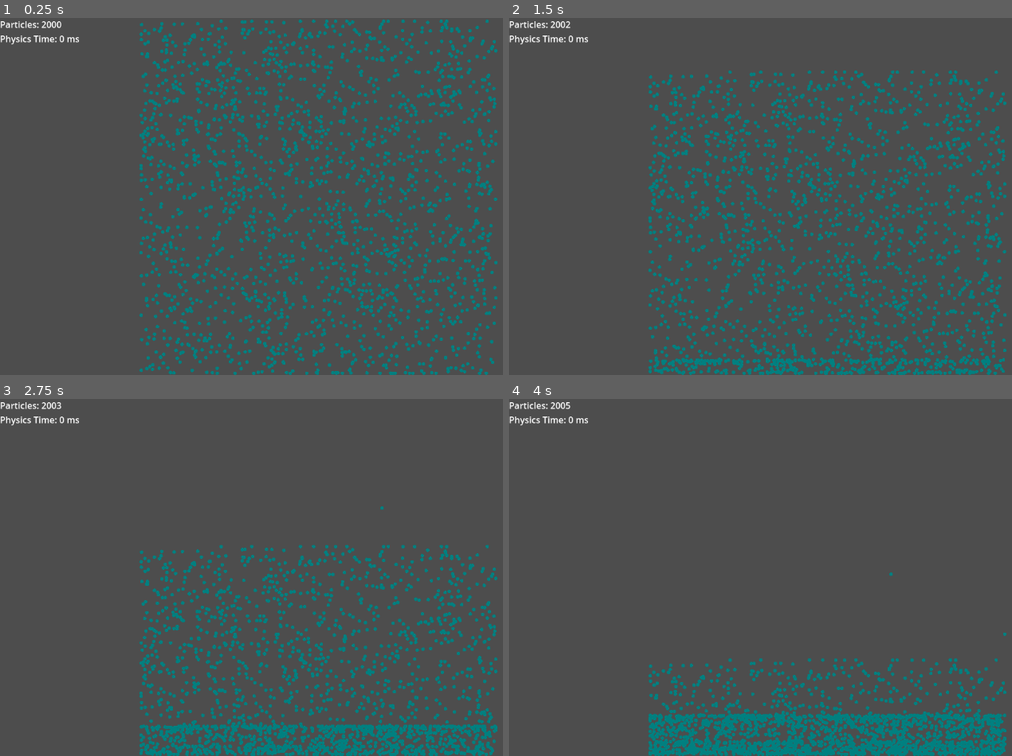
Above: before the commit, frames 1-4 (two rows, left to right).
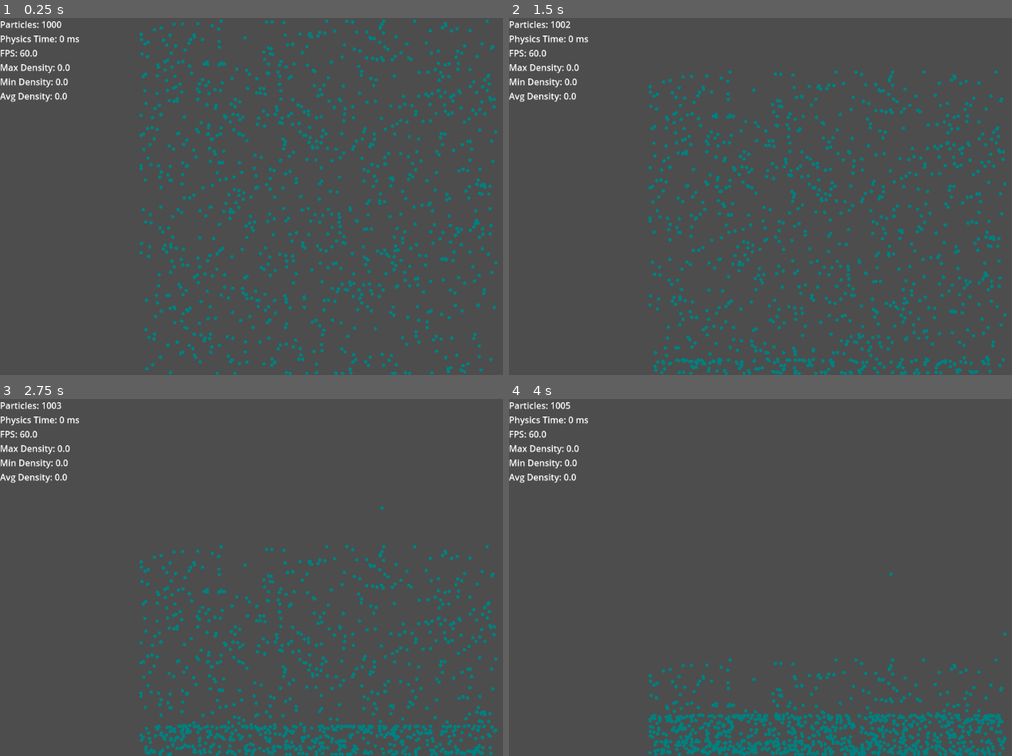
Above: after the commit, the same moments.

Repository: BoonyakornTanrattanakorn/SmoothedParticleHydrodynamics
Game: Godot game, scene res://main.tscn
Two runs of this game, one before a commit and one after it. Both use one fixed random seed, a clock stepped at 60 frames per second and the inputs below.
Inputs (mouse positions are in pixels of both pictures, inside the frame that each line leads up to):
- Up to frame 1 (0.25 s): no input
- Up to frame 2 (1.5 s): move the mouse to (966, 178) at 0.52 s; click (966, 178) at 0.67 s; move the mouse to (700, 214) at 1.27 s; click (700, 214) at 1.42 s
- Up to frame 3 (2.75 s): move the mouse to (382, 498) at 2.02 s; click (382, 498) at 2.17 s
- Up to frame 4 (4 s): move the mouse to (795, 648) at 2.77 s; click (795, 648) at 2.92 s; move the mouse to (outside the picture) at 3.52 s; click (outside the picture) at 3.67 s

The runs differ from the first frame. In frame 1, 6.0% of the frame differs, in the area x 0-99%, y 0-100%; in frame 2, 5.7%; in frame 3, 4.9%; in frame 4, 3.6%.
Error before the commit: Cannot call method 'shader_create_from_spirv' on a null value. (res://Density/density.gd:7)
Error after the commit: Cannot call method 'shader_create_from_spirv' on a null value. (res://Density/density.gd:9)

Commit message:
refactor stuff

Diff:
--- a/Density/density.gd
+++ b/Density/density.gd
@@ -1,28 +1,34 @@
 extends Node
 class_name Density
 
-static var rd := RenderingServer.create_local_rendering_device()
-static var density_compute_shader_file := load("res://Density/density_compute_shader.glsl")
-static var density_compute_shader_spirv: RDShaderSPIRV = density_compute_shader_file.get_spirv()
-static var density_compute_shader := rd.shader_create_from_spirv(density_compute_shader_spirv)
-static var density_compute_pipeline := rd.compute_pipeline_create(density_compute_shader)
+var settings: Settings
+var smoothing_kernel: SmoothingKernel
+var rd := RenderingServer.create_local_rendering_device()
+var density_compute_shader_file := load("res://Density/density_compute_shader.glsl")
+var density_compute_shader_spirv: RDShaderSPIRV = density_compute_shader_file.get_spirv()
+var density_compute_shader := rd.shader_create_from_spirv(density_compute_shader_spirv)
+var density_compute_pipeline := rd.compute_pipeline_create(density_compute_shader)
 
-static func _at_position(particle_position: Vector2, particle_position_array: PackedVector2Array) -> float:
+func _ready() -> void:
+	settings = get_parent().get_node("Settings")
+	smoothing_kernel = get_parent().get_node("SmoothingKernel")
+
+func _at_position(particle_position: Vector2, particle_position_array: PackedVector2Array) -> float:
 	var density = 0
 	for p_j in range(particle_position_array.size()):
 		var dst = (particle_position_array[p_j] - particle_position).length()
-		density += Global.particle_mass * SmoothingKernel.W(dst)
+		density += settings.particle_mass * smoothing_kernel.W(dst)
 	return density
 
-static func _calculate_from_position_array(particle_position_array: PackedVector2Array) -> PackedFloat32Array:
+func _calculate_from_position_array(particle_position_array: PackedVector2Array) -> PackedFloat32Array:
 	var density: PackedFloat32Array
-	if Global.use_gpu:
+	if settings.use_gpu:
 		density = _calculate_gpu(particle_position_array)
 	else:
 		density = _calculate_cpu(particle_position_array)
 	return density
 
-static func _calculate_cpu(particle_position_array: PackedVector2Array) -> PackedFloat32Array:
+func _calculate_cpu(particle_position_array: PackedVector2Array) -> PackedFloat32Array:
 	var density := PackedFloat32Array()
 	density.resize(particle_position_array.size())
 	for p_i in range(density.size()):
@@ -30,7 +36,7 @@
 	return density
 
 
-static func _calculate_gpu(particle_position_array: PackedVector2Array) -> PackedFloat32Array:
+func _calculate_gpu(particle_position_array: PackedVector2Array) -> PackedFloat32Array:
 	if particle_position_array.size() == 0 or particle_position_array == null:
 		return PackedFloat32Array()
 
@@ -55,7 +61,7 @@
 	density_uniform.add_id(density_buffer)
 
 	# Param buffer (binding = 2)
-	var param := PackedFloat32Array([Global.particle_mass, particle_position_array.size(), Global.smoothing_length])
+	var param := PackedFloat32Array([settings.particle_mass, particle_position_array.size(), settings.smoothing_length])
 	var param_bytes := param.to_byte_array()
 	var param_buffer := rd.storage_buffer_create(param_bytes.size(), param_bytes)
 
@@ -80,7 +86,7 @@
 
 	rd.submit()
 	# we can actually do other CPU tasks here while GPU is working
-	rd.sync()
+	rd.sync ()
 
 	# read back density buffer
 	var density_output_bytes := rd.buffer_get_data(density_buffer)
--- a/PressureForce/pressureForce.gd
+++ b/PressureForce/pressureForce.gd
@@ -1,27 +1,33 @@
 extends Node
 class_name PressureForce
 
-static var rng = RandomNumberGenerator.new()
+var settings: Settings
+var smoothing_kernel: SmoothingKernel
+var rng = RandomNumberGenerator.new()
 
-static var rd := RenderingServer.create_local_rendering_device()
-static var pressure_force_compute_shader_file := load("res://PressureForce/pressure_force_compute_shader.glsl")
-static var pressure_force_compute_shader_spirv: RDShaderSPIRV = pressure_force_compute_shader_file.get_spirv()
-static var pressure_force_compute_shader := rd.shader_create_from_spirv(pressure_force_compute_shader_spirv)
-static var pressure_force_compute_pipeline := rd.compute_pipeline_create(pressure_force_compute_shader)
+var rd := RenderingServer.create_local_rendering_device()
+var pressure_force_compute_shader_file := load("res://PressureForce/pressure_force_compute_shader.glsl")
+var pressure_force_compute_shader_spirv: RDShaderSPIRV = pressure_force_compute_shader_file.get_spirv()
+var pressure_force_compute_shader := rd.shader_create_from_spirv(pressure_force_compute_shader_spirv)
+var pressure_force_compute_pipeline := rd.compute_pipeline_create(pressure_force_compute_shader)
 
-static func _convert_density_to_pressure(density: float) -> float:
-	return Global.gas_constant * (density - Global.rest_density)
+func _ready() -> void:
+	settings = get_parent().get_node("Settings")
+	smoothing_kernel = get_parent().get_node("SmoothingKernel")
 
-static func _calculate_array(particle_position_array: PackedVector2Array,
+func _convert_density_to_pressure(density: float) -> float:
+	return settings.gas_constant * (density - settings.rest_density)
+
+func _calculate_array(particle_position_array: PackedVector2Array,
 							particle_density_array: PackedFloat32Array) -> PackedVector2Array:
 	var pressure_force: PackedVector2Array
-	if Global.use_gpu:
+	if settings.use_gpu:
 		pressure_force = _calculate_gpu(particle_position_array, particle_density_array)
 	else:
 		pressure_force = _calculate_cpu(particle_position_array, particle_density_array)
 	return pressure_force
 
-static func _calculate_cpu(particle_position_array: PackedVector2Array,
+func _calculate_cpu(particle_position_array: PackedVector2Array,
 						particle_density_array: PackedFloat32Array) -> PackedVector2Array:
 	var pressure_force = PackedVector2Array()
 	pressure_force.resize(particle_position_array.size())
@@ -34,17 +40,17 @@
 
 			var dir = Vector2(rng.randf(), rng.randf()) if dst == 0 \
 			else (particle_position_array[p_j] - particle_position_array[p_i]) / dst
-			var grad = SmoothingKernel.Wgrad(dst)
+			var grad = smoothing_kernel.Wgrad(dst)
 			var shared_pressure = (self_pressure + other_pressure) / 2.0
 			var density = particle_density_array[p_j]
 
 			pressure_force[p_i] += -shared_pressure * dir * grad \
-			 * Global.particle_mass / density
+			 * settings.particle_mass / density
 	return pressure_force
 
 # TODO: I think it's possible to do this in the same compute shader as density
 # TODO: fix memory leak free_rid
-static func _calculate_gpu(particle_position_array: PackedVector2Array,
+func _calculate_gpu(particle_position_array: PackedVector2Array,
 						particle_density_array: PackedFloat32Array) -> PackedVector2Array:
 	if particle_position_array.size() == 0 or particle_position_array == null or \
 		particle_density_array.size() == 0 or particle_density_array == null:
@@ -80,8 +86,8 @@
 	pressure_force_uniform.add_id(pressure_force_buffer)
 
 	# Param buffer (binding = 3)
-	var param := PackedFloat32Array([Global.particle_mass, particle_position_array.size(), \
-	Global.smoothing_length, Global.gas_constant, Global.rest_density])
+	var param := PackedFloat32Array([settings.particle_mass, particle_position_array.size(), \
+	settings.smoothing_length, settings.gas_constant, settings.rest_density])
 	var param_bytes := param.to_byte_array()
 	var param_buffer := rd.storage_buffer_create(param_bytes.size(), param_bytes)
 
@@ -106,7 +112,7 @@
 
 	rd.submit()
 	# we can actually do other CPU tasks here while GPU is working
-	rd.sync ()
+	rd.sync()
 
 	# read back pressure force buffer
 	var pressure_force_output_bytes := rd.buffer_get_data(pressure_force_buffer)
--- a/density_field.gd
+++ b/density_field.gd
@@ -1,11 +1,12 @@
 extends Node2D
 
+var settings: Settings
 var arrow_length = 20.0 # pixel
 var resolution = 0.25
 
 # Called when the node enters the scene tree for the first time.
 func _ready() -> void:
-	pass
+	settings = get_parent().get_node("Settings")
 
 # Called every frame. 'delta' is the elapsed time since the previous frame.
 func _process(delta: float) -> void:
@@ -13,9 +14,9 @@
 
 func _draw() -> void:
 	var x = 0
-	while x <= Global.box_dimension.x:
+	while x <= settings.box_dimension.x:
 		var y = 0
-		while y <= Global.box_dimension.y:
+		while y <= settings.box_dimension.y:
 			_draw_density_gradient_line(Vector2(x, y))
 			y += resolution
 		x += resolution
--- a/global.gd
+++ /dev/null
@@ -1,23 +0,0 @@
-extends Node2D
-
-var gravity = Vector2(0, 9.81)
-var box_dimension = Vector2(20, 20)
-var particle_radius : float = 0.1
-var particle_color = Color(0.0, 0.0, 1.0, 1.0)
-var gas_constant : float = 10.0
-var rest_density : float = 1000.0
-
-var smoothing_length : float = 2 * particle_radius
-var particle_mass : float = 1.0
-var damp: float = 0.99
-var time_step := 0.01 # delta will not be bigger than this
-
-var _scale: float;
-var _offset: Vector2;
-
-var use_gpu = true
-
-func _ready() -> void:
-	var window_size = get_viewport().get_visible_rect().size
-	_scale = min(window_size.x/box_dimension.x, window_size.y/box_dimension.y);
-	_offset = Vector2((window_size.x - box_dimension.x * _scale)/2, (window_size.y - box_dimension.y * _scale)/2)
--- a/main.gd
+++ b/main.gd
@@ -1,18 +1,23 @@
 extends Node2D
 
 var rng = RandomNumberGenerator.new()
+var settings: Settings
 
 var particle_position_array: PackedVector2Array = []
 var particle_velocity_array: PackedVector2Array = []
-var initial_particle_num = 2000
+var initial_particle_num = 1000
 
 var particle_num = 0
+var max_density: float = 0
+var min_density: float = 0
+var avg_density: float = 0
 
 # Called when the node enters the scene tree for the first time.
 func _ready() -> void:
+	settings = $Settings
 	for i in range(initial_particle_num):
-		_add_particle(Vector2(rng.randf_range(0, Global.box_dimension.x),
-							  rng.randf_range(0, Global.box_dimension.y)))
+		_add_particle(Vector2(rng.randf_range(0, settings.box_dimension.x),
+							  rng.randf_range(0, settings.box_dimension.y)))
 
 func _add_particle(_position: Vector2) -> void:
 	particle_position_array.append(_position)
@@ -21,61 +26,81 @@
 
 func _input(event: InputEvent):
 	if Input.is_mouse_button_pressed(MOUSE_BUTTON_LEFT):
-		_add_particle((event.position - Global._offset) / Global._scale)
+		_add_particle((event.position - settings._offset) / settings._scale)
 
 func _update_physics(delta: float) -> void:
 	if particle_num == 0: return
 	# Calculate particles density
-	var particle_density_array := Density._calculate_from_position_array(particle_position_array)
+	var particle_density_array = $Density._calculate_from_position_array(particle_position_array)
+	_calculate_density_range(particle_density_array)
 	# Calculate pressure force
-	var pressure_force_array = PressureForce._calculate_array(particle_position_array, particle_density_array)
+	var pressure_force_array = $PressureForce._calculate_array(particle_position_array, particle_density_array)
 	for p_i in range(pressure_force_array.size()):
 		particle_velocity_array[p_i] += (pressure_force_array[p_i] / particle_density_array[p_i]) * delta
 	# Calculate particle position
 	for particle_index in range(particle_num):
-		particle_velocity_array[particle_index] += Global.gravity * delta;
+		particle_velocity_array[particle_index] += settings.gravity * delta;
 		particle_position_array[particle_index] += particle_velocity_array[particle_index] * delta
-		particle_velocity_array[particle_index] *= Global.damp
+		particle_velocity_array[particle_index] *= settings.damp
 	_bounding_box_collision()
 	if $Particles != null:
-		$Particles._draw_particles(particle_position_array, particle_velocity_array, particle_density_array, particle_num)
+		$Particles._draw_particles(particle_position_array, particle_velocity_array,
+		particle_density_array, particle_num, max_density, min_density)
 	else:
 		push_error("Particles is null!")
 
-func _update_labels(physics_time: float) -> void:
+func _update_labels(delta: float, physics_time: float) -> void:
 	if $InfoLabel != null:
 		$InfoLabel.text = "Particles: " + str(particle_num) + "\n" + \
-						  "Physics Time: " + str(int(physics_time)) + " ms\n"
+						  "Physics Time: " + str(int(physics_time)) + " ms\n" + \
+						  "FPS: " + str(snapped(1 / delta, 0.01)) + "\n" + \
+						  "Max Density: " + str(snapped(max_density, 0.01)) + "\n" + \
+						  "Min Density: " + str(snapped(min_density, 0.01)) + "\n" + \
+						  "Avg Density: " + str(snapped(avg_density, 0.01)) + "\n"
 	else:
 		push_error("InfoLabel is null!")
 
 # Called every frame. 'delta' is the elapsed time since the previous frame.
 func _process(delta: float) -> void:
 	var start_time = Time.get_ticks_msec()
-	var t = min(delta, Global.time_step)
+	var t = min(delta, settings.time_step)
 	_update_physics(t)
 	var end_time = Time.get_ticks_msec()
-	_update_labels(end_time-start_time)
+	_update_labels(delta, end_time - start_time)
 
 func _calculate_density_gradient(_position: Vector2) -> Vector2:
 	const delta = 1e-6
-	var origin = Density._at_position(_position, particle_position_array)
-	var dx = Density._at_position(_position + Vector2.RIGHT * delta, particle_position_array) - origin
-	var dy = Density._at_position(_position + Vector2.UP * delta, particle_position_array) - origin
+	var origin = $Density._at_position(_position, particle_position_array)
+	var dx = $Density._at_position(_position + Vector2.RIGHT * delta, particle_position_array) - origin
+	var dy = $Density._at_position(_position + Vector2.UP * delta, particle_position_array) - origin
 	var dir = Vector2(-dx, dy)
 	return Vector2.ZERO if dir == Vector2.ZERO else dir / dir.length()
 
+# TODO: move to gpu
 func _bounding_box_collision() -> void:
 	for idx in range(particle_num):
-		if (particle_position_array[idx].x > Global.box_dimension.x - Global.particle_radius):
-			particle_position_array[idx].x = Global.box_dimension.x - Global.particle_radius;
-			particle_velocity_array[idx].x *= -Global.damp;
-		elif (particle_position_array[idx].x < Global.particle_radius):
-			particle_position_array[idx].x = Global.particle_radius;
-			particle_velocity_array[idx].x *= -Global.damp;
-		if (particle_position_array[idx].y > Global.box_dimension.y - Global.particle_radius):
-			particle_position_array[idx].y = Global.box_dimension.y - Global.particle_radius;
-			particle_velocity_array[idx].y *= -Global.damp;
-		elif (particle_position_array[idx].y < Global.particle_radius):
-			particle_position_array[idx].y = Global.particle_radius;
-			particle_velocity_array[idx].y *= -Global.damp;
+		if (particle_position_array[idx].x > settings.box_dimension.x - settings.particle_radius):
+			particle_position_array[idx].x = settings.box_dimension.x - settings.particle_radius;
+			particle_velocity_array[idx].x *= -settings.damp;
+		elif (particle_position_array[idx].x < settings.particle_radius):
+			particle_position_array[idx].x = settings.particle_radius;
+			particle_velocity_array[idx].x *= -settings.damp;
+		if (particle_position_array[idx].y > settings.box_dimension.y - settings.particle_radius):
+			particle_position_array[idx].y = settings.box_dimension.y - settings.particle_radius;
+			particle_velocity_array[idx].y *= -settings.damp;
+		elif (particle_position_array[idx].y < settings.particle_radius):
+			particle_position_array[idx].y = settings.particle_radius;
+			particle_velocity_array[idx].y *= -settings.damp;
+
+func _calculate_density_range(particle_density_array: PackedFloat32Array) -> void:
+	var tmp_max = particle_density_array[0]
+	var tmp_min = particle_density_array[0]
+	var tmp_sum = 0
+	for d in particle_density_array:
+		tmp_max = max(tmp_max, d)
+		tmp_min = min(tmp_min, d)
+		tmp_sum += d
+	const alpha = 0.5
+	max_density = alpha * tmp_max + (1 - alpha) * max_density
+	min_density = alpha * tmp_min + (1 - alpha) * min_density
+	avg_density = alpha * tmp_sum / particle_num + (1 - alpha) * avg_density
--- a/main.tscn
+++ b/main.tscn
@@ -1,11 +1,21 @@
-[gd_scene load_steps=4 format=3 uid="uid://bun8qc0hbhmwp"]
+[gd_scene load_steps=8 format=3 uid="uid://bun8qc0hbhmwp"]
 
 [ext_resource type="Script" uid="uid://b43j177cwb3bc" path="res://main.gd" id="1_main"]
 [ext_resource type="Script" uid="uid://biu7k7fqr8fun" path="res://density_field.gd" id="2_0xm2m"]
 [ext_resource type="Script" uid="uid://bj4uf7ya3a1tb" path="res://particle.gd" id="2_h2yge"]
+[ext_resource type="Script" uid="uid://dik05lqosw8i7" path="res://Density/density.gd" id="4_1bvp3"]
+[ext_resource type="Script" uid="uid://ck65pmo6g3srv" path="res://settings.gd" id="5_lquwl"]
+[ext_resource type="Script" uid="uid://ckgg7gpaysrvn" path="res://PressureForce/pressureForce.gd" id="6_7mycd"]
+[ext_resource type="Script" uid="uid://bwrubjl4sn6cu" path="res://smoothing_kernel_function.gd" id="7_272bh"]
 
 [node name="Main" type="Node2D"]
 script = ExtResource("1_main")
+
+[node name="Settings" type="Node2D" parent="."]
+script = ExtResource("5_lquwl")
+gas_constant = 1000.0
+damp = 0.99
+metadata/_custom_type_script = "uid://ck65pmo6g3srv"
 
 [node name="DensityGradientField" type="Node2D" parent="."]
 visible = false
@@ -18,3 +28,15 @@
 offset_right = 132.0
 offset_bottom = 46.0
 text = "Particle: "
+
+[node name="Density" type="Node" parent="."]
+script = ExtResource("4_1bvp3")
+metadata/_custom_type_script = "uid://dik05lqosw8i7"
+
+[node name="PressureForce" type="Node" parent="."]
+script = ExtResource("6_7mycd")
+metadata/_custom_type_script = "uid://ckgg7gpaysrvn"
+
+[node name="SmoothingKernel" type="Node" parent="."]
+script = ExtResource("7_272bh")
+metadata/_custom_type_script = "uid://bwrubjl4sn6cu"
--- a/particle.gd
+++ b/particle.gd
@@ -1,5 +1,6 @@
 extends Node2D
 
+var settings: Settings
 var particle_position_array: PackedVector2Array
 var particle_velocity_array: PackedVector2Array
 var particle_density_array: PackedFloat32Array
@@ -14,6 +15,7 @@
 var multi_mesh_instance_count := 0
 
 func _ready() -> void:
+	settings = get_parent().get_node("Settings")
 	multi_mesh_instance.multimesh = multi_mesh
 	add_child(multi_mesh_instance)
 
@@ -25,14 +27,14 @@
 
 	verts.append(Vector2.ZERO)
 
-	for i in range(steps+1):
+	for i in range(steps + 1):
 		var a := TAU * i / steps
-		verts.append(Vector2(cos(a), sin(a)) * Global.particle_radius * Global._scale)
+		verts.append(Vector2(cos(a), sin(a)) * settings.particle_radius * settings._scale)
 
-	for i in range(1, steps+1):
+	for i in range(1, steps + 1):
 		indices.append(0)
 		indices.append(i)
-		indices.append(i+1)
+		indices.append(i + 1)
 
 	var arrays := []
 	arrays.resize(Mesh.ARRAY_MAX)
@@ -47,9 +49,9 @@
 
 func _draw() -> void:
 	# Cache global values to avoid repeated lookups
-	var scale := Global._scale
-	var offset := Global._offset
-	var radius := Global.particle_radius * scale
+	var scale = settings._scale
+	var offset = settings._offset
+	var radius = settings.particle_radius * scale
 	var density_range := max_density - min_density
 
 	# Inline color calculation to reduce function call overhead
@@ -71,13 +73,13 @@
 		multi_mesh_instance_count = particle_num
 		_init_mesh()
 
-	var scale := Global._scale
-	var offset := Global._offset
-	var radius := Global.particle_radius * scale
+	var scale = settings._scale
+	var offset = settings._offset
+	var radius = settings.particle_radius * scale
 	var density_range := max_density - min_density
 
 	for idx in range(particle_num):
-		var pos := particle_position_array[idx] * scale + offset
+		var pos = particle_position_array[idx] * scale + offset
 
 		var transform := Transform2D.IDENTITY
 		transform.origin = pos
@@ -91,21 +93,13 @@
 func _draw_particles(particle_position_array: PackedVector2Array,
 					particle_velocity_array: PackedVector2Array,
 					particle_density_array: PackedFloat32Array,
-					particle_num: int) -> void:
+					particle_num: int,
+					max_density: float,
+					min_density: float) -> void:
 	self.particle_position_array = particle_position_array
 	self.particle_velocity_array = particle_velocity_array
 	self.particle_density_array = particle_density_array
 	self.particle_num = particle_num
-
-	_calculate_density_range()
+	self.max_density = max_density
+	self.min_density = min_density
 	_update_mesh()
-
-func _calculate_density_range() -> void:
-	var tmp_max = particle_density_array[0]
-	var tmp_min = particle_density_array[0]
-	for d in particle_density_array:
-		tmp_min = min(min_density, d)
-		tmp_max = max(max_density, d)
-	var alpha = 0.5
-	max_density = alpha * tmp_max + (1 - alpha) * max_density
-	min_density = alpha * tmp_min + (1 - alpha) * min_density
--- a/project.godot
+++ b/project.godot
@@ -13,7 +13,3 @@
 config/name="SPH"
 run/main_scene="uid://bun8qc0hbhmwp"
 config/features=PackedStringArray("4.5", "Forward Plus")
-
-[autoload]
-
-Global="*res://global.gd"
--- /dev/null
+++ b/settings.gd
@@ -0,0 +1,27 @@
+extends Node2D
+class_name Settings
+
+@export var gravity = Vector2(0, 9.81)
+@export var box_dimension = Vector2(20, 20)
+@export var particle_radius: float = 0.1
+@export var particle_color = Color(0.0, 0.0, 1.0, 1.0)
+@export var gas_constant: float = 100.0
+@export var rest_density: float = 1000.0
+
+@export var smoothing_length: float = 2 * particle_radius
+@export var particle_mass: float = 100.0
+@export var damp: float = 0.999
+@export var time_step := 0.01 # delta will not be bigger than this
+
+var _scale: float;
+var _offset: Vector2;
+
+@export var use_gpu = true
+
+func _ready() -> void:
+	var window_size = get_viewport().get_visible_rect().size
+	_scale = min(window_size.x / box_dimension.x, window_size.y / box_dimension.y);
+	_offset = Vector2((window_size.x - box_dimension.x * _scale) / 2, (window_size.y - box_dimension.y * _scale) / 2)
+
+func _process(delta: float) -> void:
+	_ready()
--- a/smoothing_kernel_function.gd
+++ b/smoothing_kernel_function.gd
@@ -1,20 +1,25 @@
 extends Node
 class_name SmoothingKernel
 
-static var alpha = 15 / (7*PI*Global.smoothing_length**2) # kernel normalization factor for 2d
+var settings: Settings
+var alpha: float
 
-static func W(r : float) -> float:
-	var q = r / Global.smoothing_length
+func _ready():
+	settings = get_parent().get_node("Settings")
+	alpha = 15 / (7 * PI * settings.smoothing_length ** 2) # kernel normalization factor for 2d
+
+func W(r: float) -> float:
+	var q = r / settings.smoothing_length
 	if q >= 2:
 		return 0
 	else:
-		return alpha * ((1.0/6.0) * (2-q)**3)
+		return alpha * ((1.0 / 6.0) * (2 - q) ** 3)
 	#else:
 		#return alpha * (2.0/3.0 - q**2 + (1.0/2.0)*q**3)
 
 
-static func Wgrad(r : float) -> float:
-	var q = r / Global.smoothing_length
+func Wgrad(r: float) -> float:
+	var q = r / settings.smoothing_length
 	#if q >= 2:
 		#return 0.0
 	#else:
@@ -24,6 +29,6 @@
 	if q >= 2:
 		return 0
 	else:
-		return alpha * (- (1.0/2.0) * (2-q)**2)
+		return alpha * (- (1.0 / 2.0) * (2 - q) ** 2)
 	#else:
 		#return alpha * (- 2*q + (3.0/2.0)*q**2)
Not shown, changed: PressureForce/pressure_force_compute_shader.glsl
Renamed: global.gd.uid -> settings.gd.uid
Not shown, changed: .gitignore
Not shown, removed: main.tscn15611572143.tmp
Not shown, removed: main.tscn4393085537.tmp
Not shown, removed: main.tscn4399126669.tmp
Not shown, removed: main.tscn4884986438.tmp
